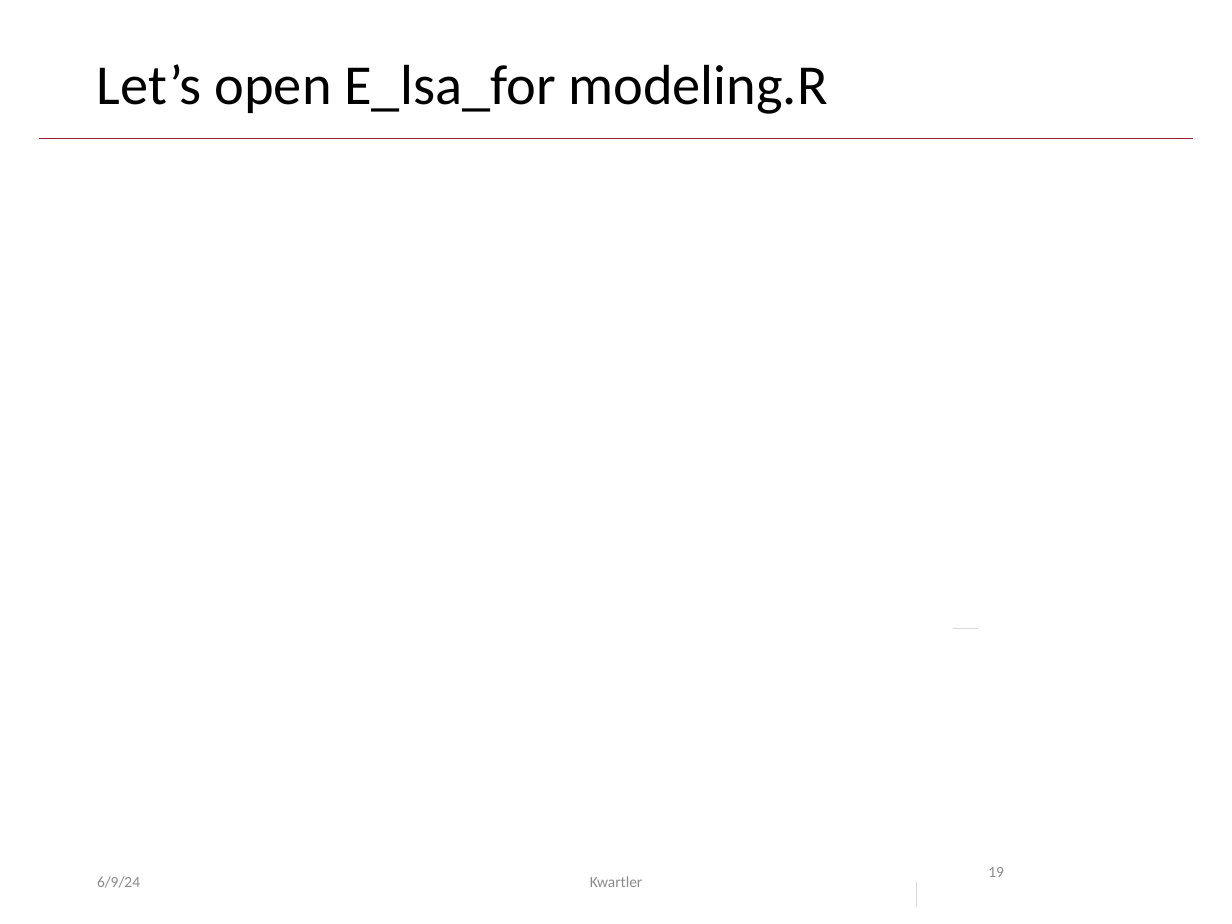
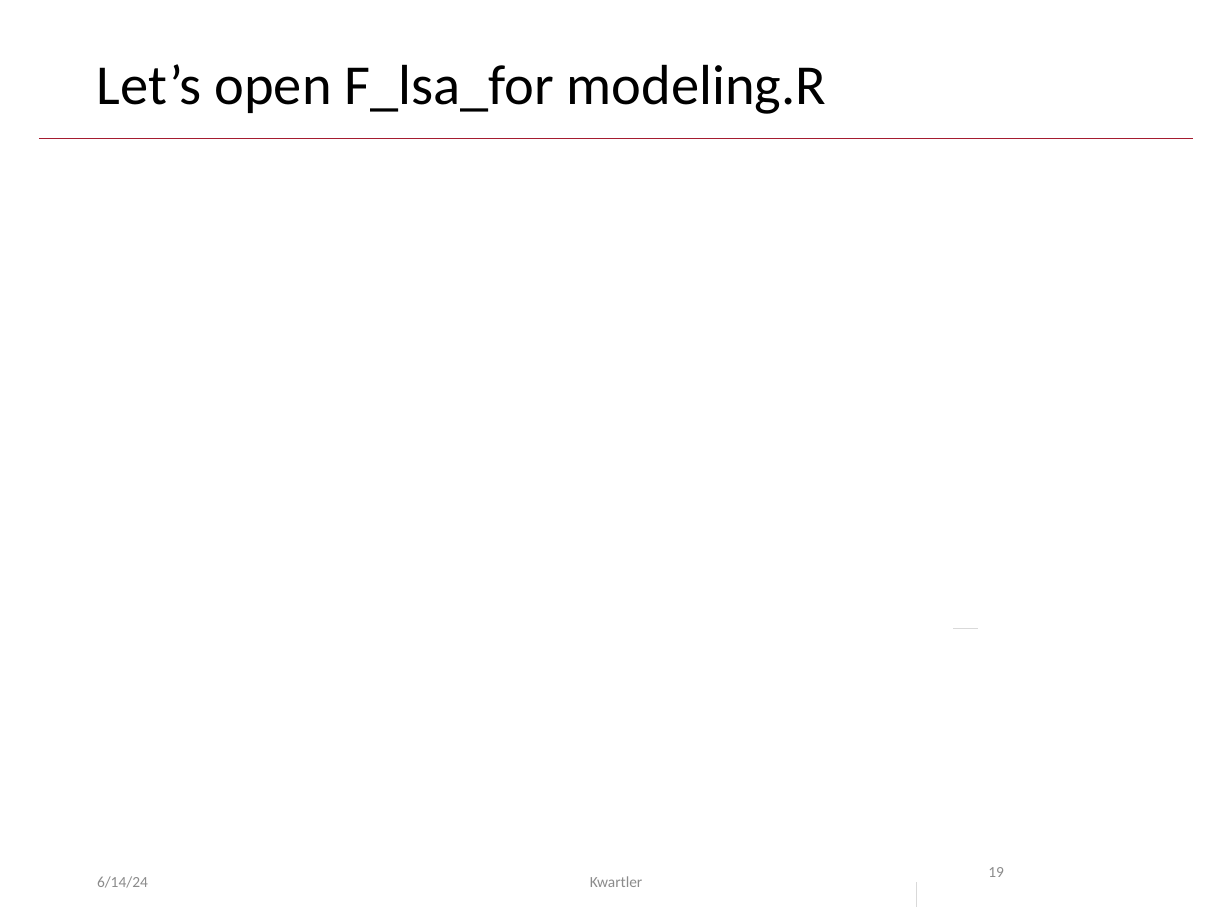
Before and after one commit to kwartler/GSERM_2024, a slide deck: slide 19 of lessons/Day5_supervised_unsupervised/C_LSA_supervised.pptx. Drawn at 1232x924 pixels with LibreOffice and Linux fonts; fonts in the diff are those of the drawing. Boxes give left, top, right and bottom in pixels: in the first picture for what was removed or moved away, otherwise in the second. Text is boxed around its words. In the diff, an @@ line names an element or a change of style, - is before the commit and + after.

```diff
--- a/lessons/Day5_supervised_unsupervised/C_LSA_supervised.pptx
+++ b/lessons/Day5_supervised_unsupervised/C_LSA_supervised.pptx
@@ title at bbox=[97, 64, 826, 114]: text changed @@
-Let’s open E_lsa_for modeling.R
+Let’s open F_lsa_for modeling.R
@@ text at bbox=[97, 876, 148, 888]: text changed @@
-6/9/24
+6/14/24
```
Also in this commit, not shown: 18 other slides changed, 9 other files.
